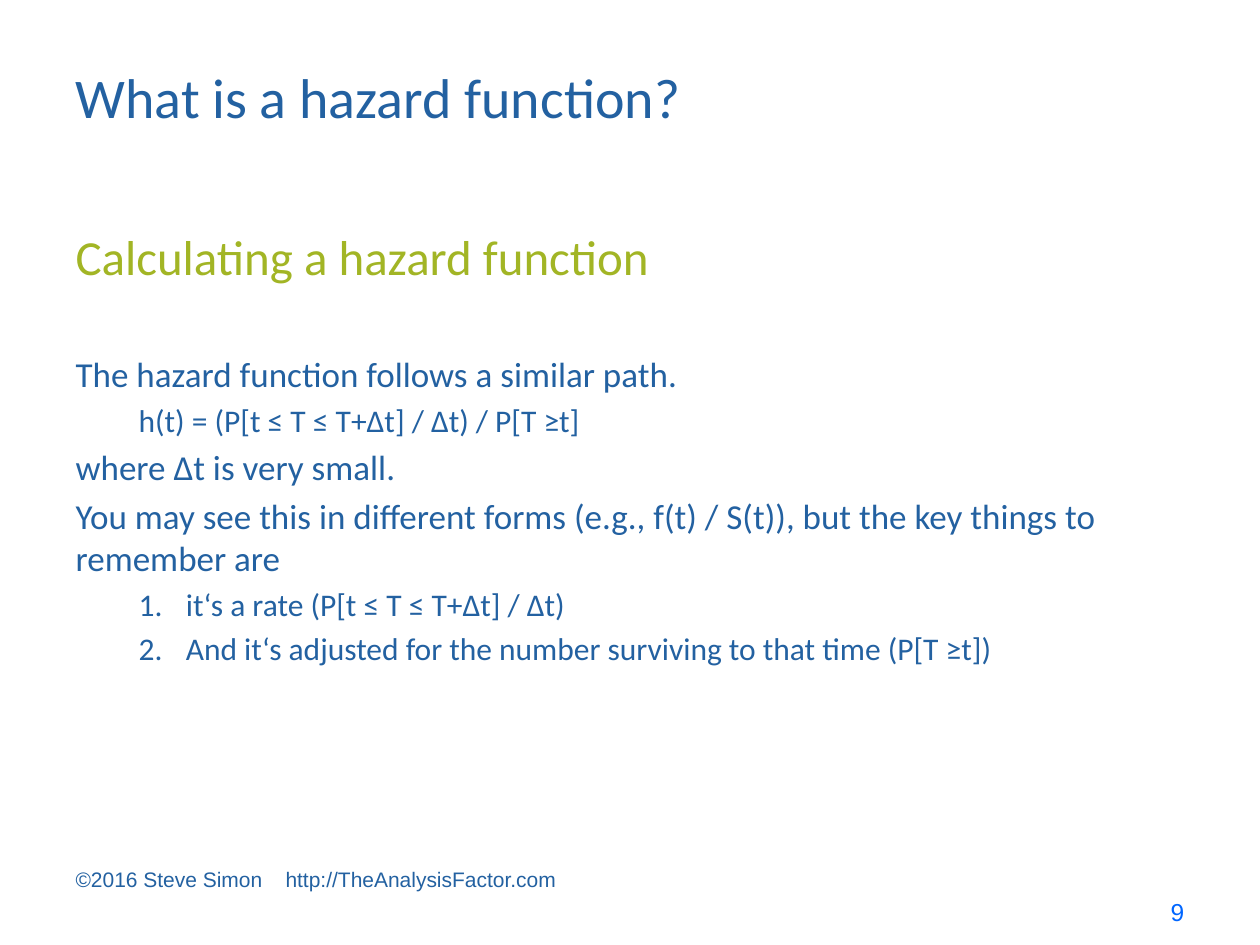
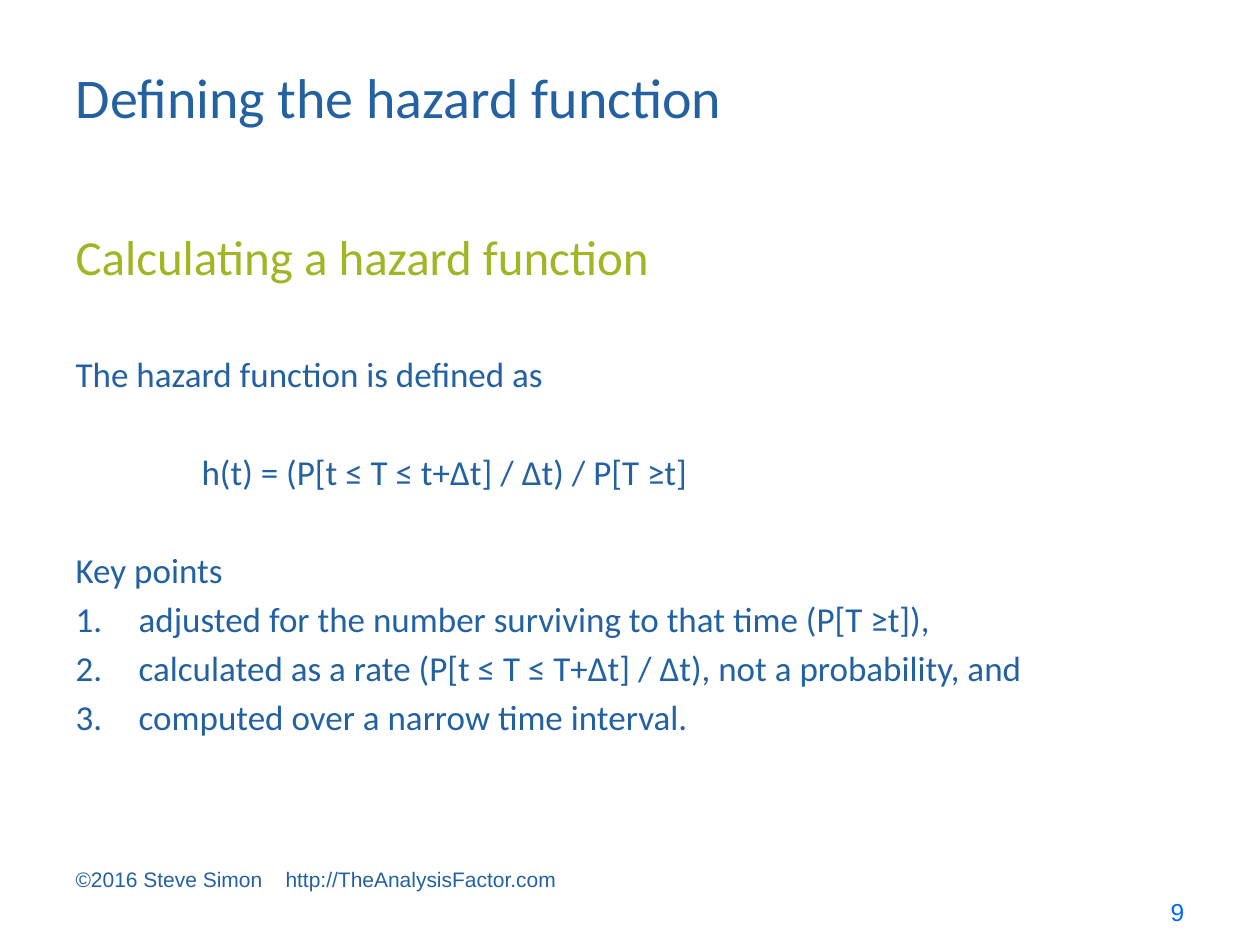
Before and after one commit to pmean/survival-models, a slide deck: slide 9 of bin/survival lecture 2.pptx. Drawn at 1260x945 pixels with LibreOffice and Linux fonts; fonts in the diff are those of the drawing. Boxes give left, top, right and bottom in pixels: in the first picture for what was removed or moved away, otherwise in the second. Text is boxed around its words. In the diff, an @@ line names an element or a change of style, - is before the commit and + after.

```diff
--- a/bin/survival lecture 2.pptx
+++ b/bin/survival lecture 2.pptx
@@ title at bbox=[76, 79, 722, 128]: text changed @@
-What is a hazard function?
+Defining the hazard function
@@ text at bbox=[76, 362, 1021, 736]: text changed @@
-The hazard function follows a similar path.
-  h(t) = (P[t ≤ T ≤ T+Δt] / Δt) / P[T ≥t]
-where Δt is very small.
-You may see this in different forms (e.g., f(t) / S(t)), but the key things to remember are
-  1. it‘s a rate (P[t ≤ T ≤ T+Δt] / Δt)
-  2. And it‘s adjusted for the number surviving to that time (P[T ≥t])
+The hazard function is defined as
+h(t) = (P[t ≤ T ≤ t+Δt] / Δt) / P[T ≥t]
+Key points
+1. adjusted for the number surviving to that time (P[T ≥t]),
+2. calculated as a rate (P[t ≤ T ≤ T+Δt] / Δt), not a probability, and
+3. computed over a narrow time interval.
```
Also in this commit, not shown: 16 other slides changed, 17 slides added, 11 slides removed, 5 other files.
